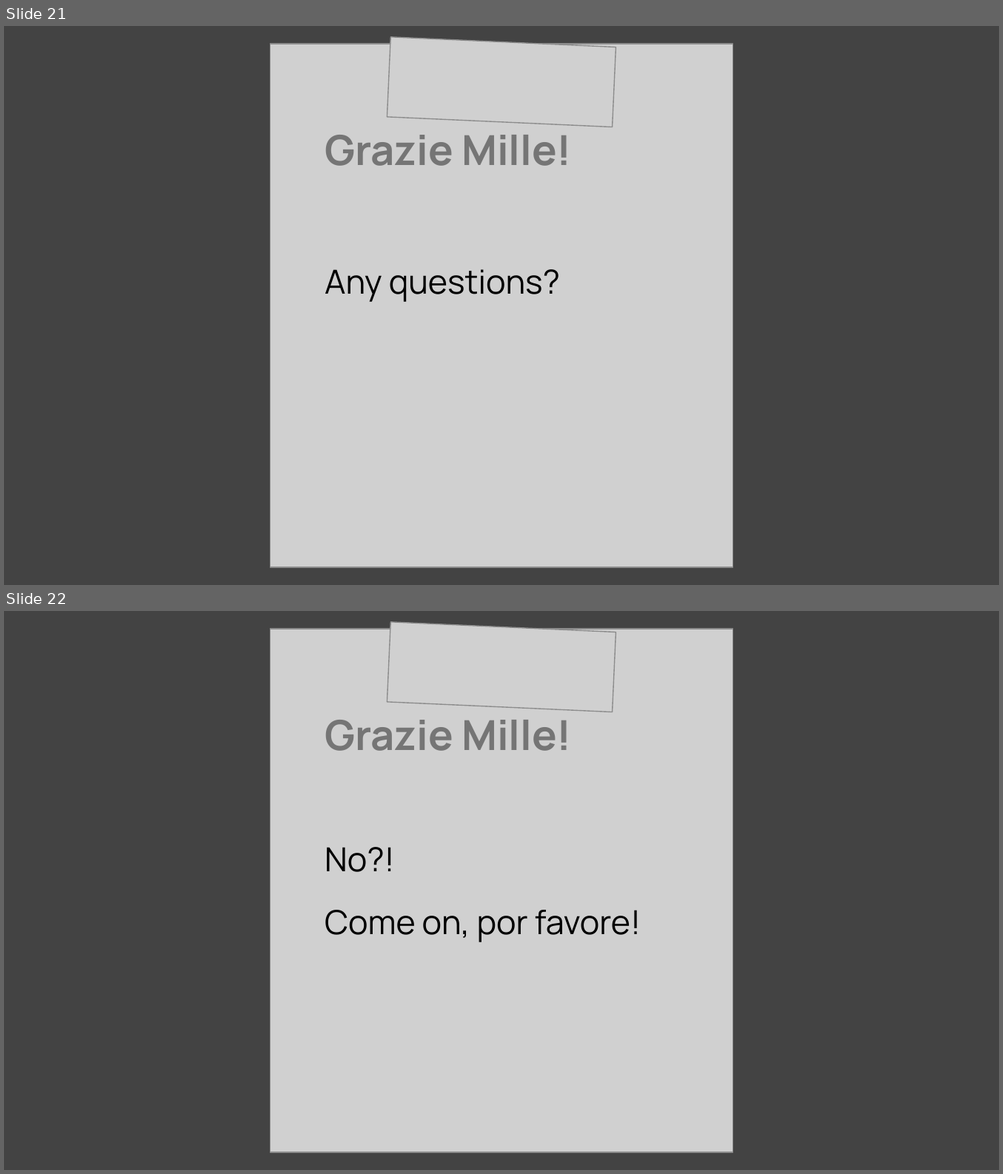
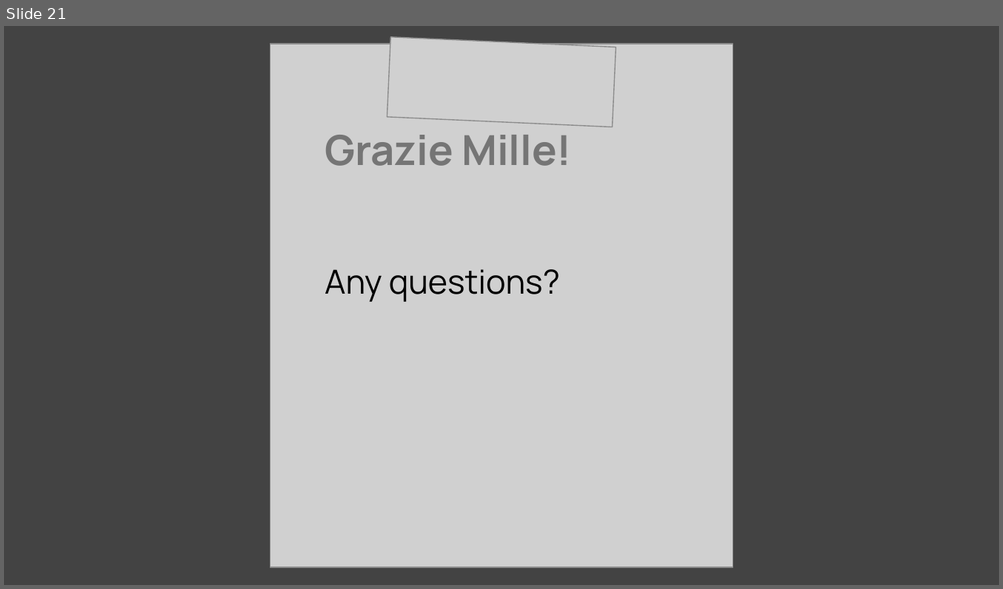
Before and after one commit to mo-sayed/Web-Scraping-Project, a slide deck: Eataly - Mo Sayed Presentation.pptx. Shown one above the other, each under a label of ours: slides 21 and 22 before the commit, slide 21 after it. The pictures are 1003x1174 and 1003x589 pixels, drawn with LibreOffice and Linux fonts; fonts in the diff are those of the drawing; grey boxes stand for pictures. Boxes give left, top, right and bottom in pixels: in the first picture for what was removed or moved away, otherwise in the second. Text is boxed around its words. In the diff, an @@ line names an element or a change of style, - is before the commit and + after.

```diff
--- a/Eataly - Mo Sayed Presentation.pptx
+++ b/Eataly - Mo Sayed Presentation.pptx
@@ slide 22 removed at box(4, 611, 999, 1170), background #434343 @@
@@ picture removed at box(270, 629, 732, 1153) @@
@@ picture removed at box(387, 622, 616, 712) @@
@@ text removed at box(324, 720, 572, 751) @@
-Grazie Mille!
@@ text removed at box(324, 847, 640, 943) @@
-No?!
-Come on, por favore!
```
Also in this commit, not shown: 6 slides changed.
